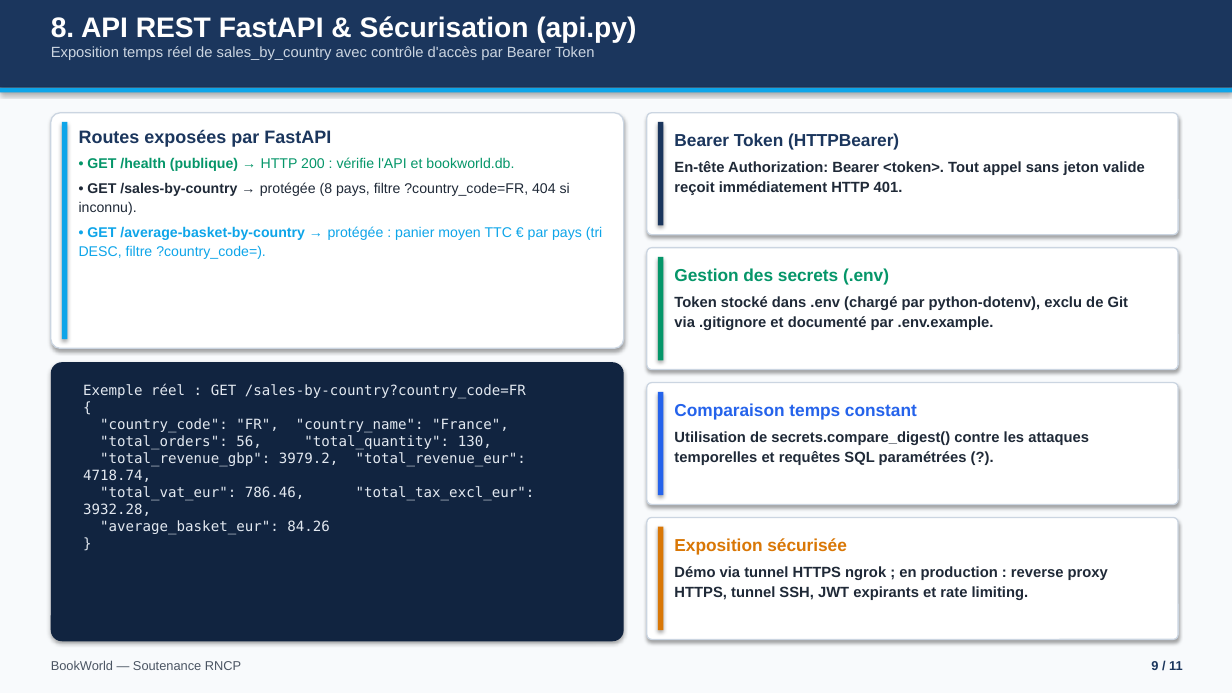
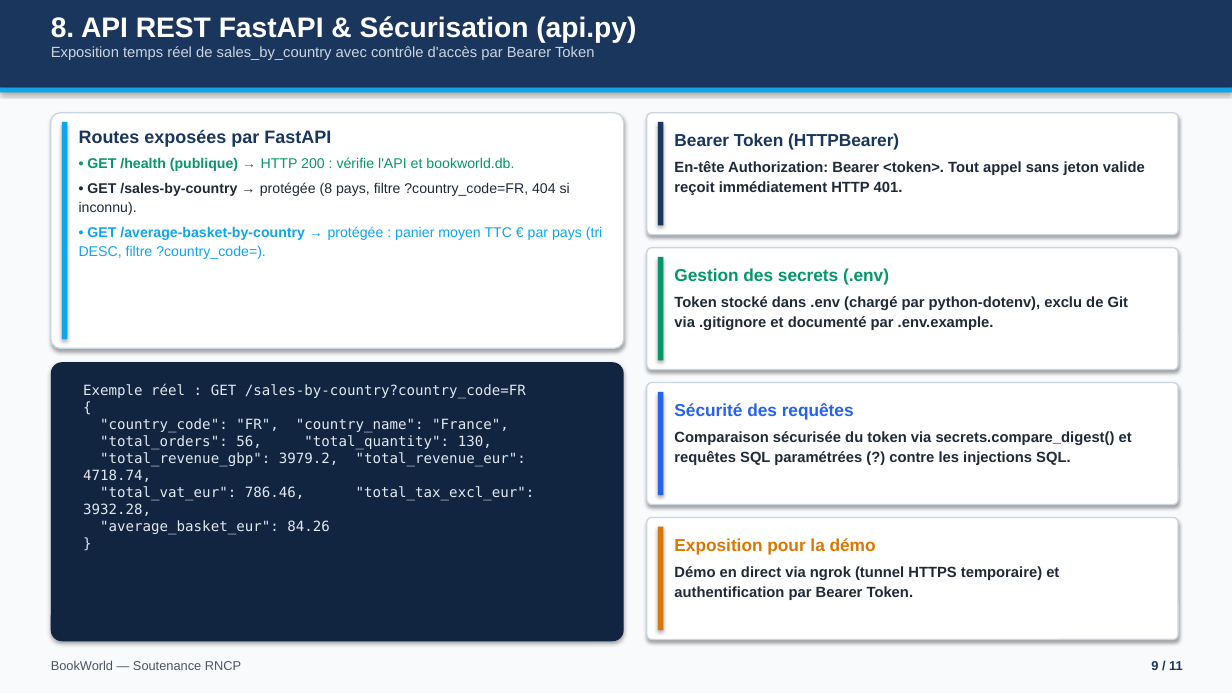
Before and after one commit to Hythus/BookWorld, a slide deck: slide 9 of rapport/Presentation_BookWorld.pptx. Drawn at 1232x693 pixels with LibreOffice and Linux fonts; fonts in the diff are those of the drawing. Boxes give left, top, right and bottom in pixels: in the first picture for what was removed or moved away, otherwise in the second. Text is boxed around its words. In the diff, an @@ line names an element or a change of style, - is before the commit and + after.

Commit message:
docs: refine presentation slides 3, 9 and 10 (PowerShell live demo without exposing token)

```diff
--- a/rapport/Presentation_BookWorld.pptx
+++ b/rapport/Presentation_BookWorld.pptx
@@ text at [674,403,1132,465]: text changed @@
-Comparaison temps constant
-Utilisation de secrets.compare_digest() contre les attaques temporelles et requêtes SQL paramétrées (?).
+Sécurité des requêtes
+Comparaison sécurisée du token via secrets.compare_digest() et requêtes SQL paramétrées (?) contre les injections SQL.
@@ text at [674,538,1059,600]: text changed @@
-Exposition sécurisée
-Démo via tunnel HTTPS ngrok ; en production : reverse proxy HTTPS, tunnel SSH, JWT expirants et rate limiting.
+Exposition pour la démo
+Démo en direct via ngrok (tunnel HTTPS temporaire) et authentification par Bearer Token.
```
Also in this commit, not shown: 1 other slide changed.
